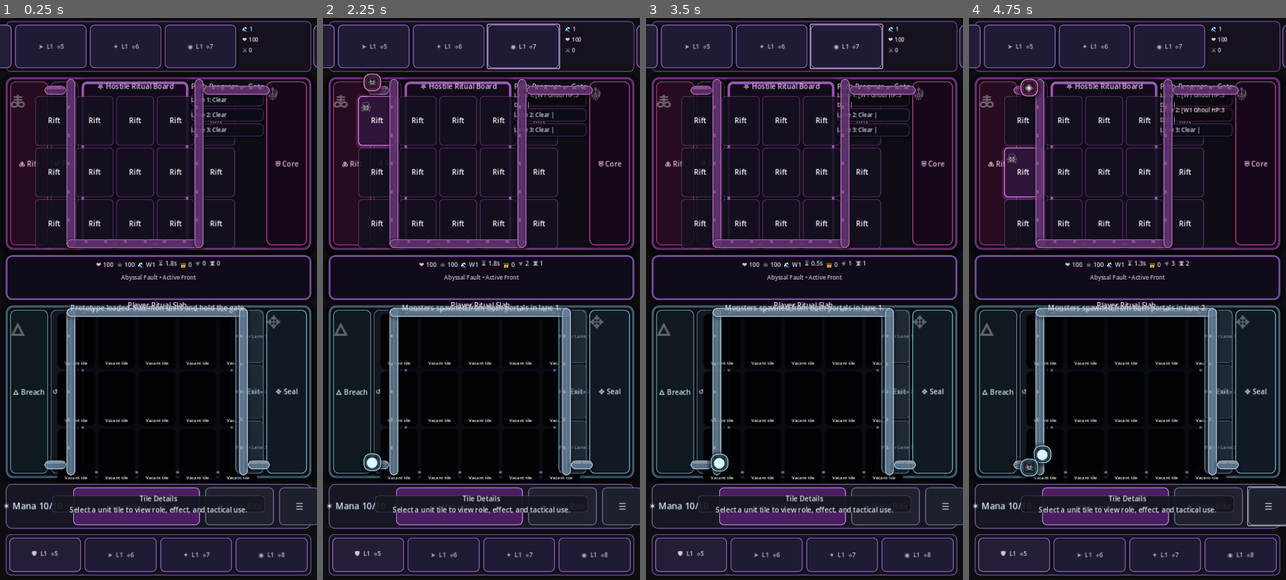
Above: before the commit, frames 1-4 (left to right).
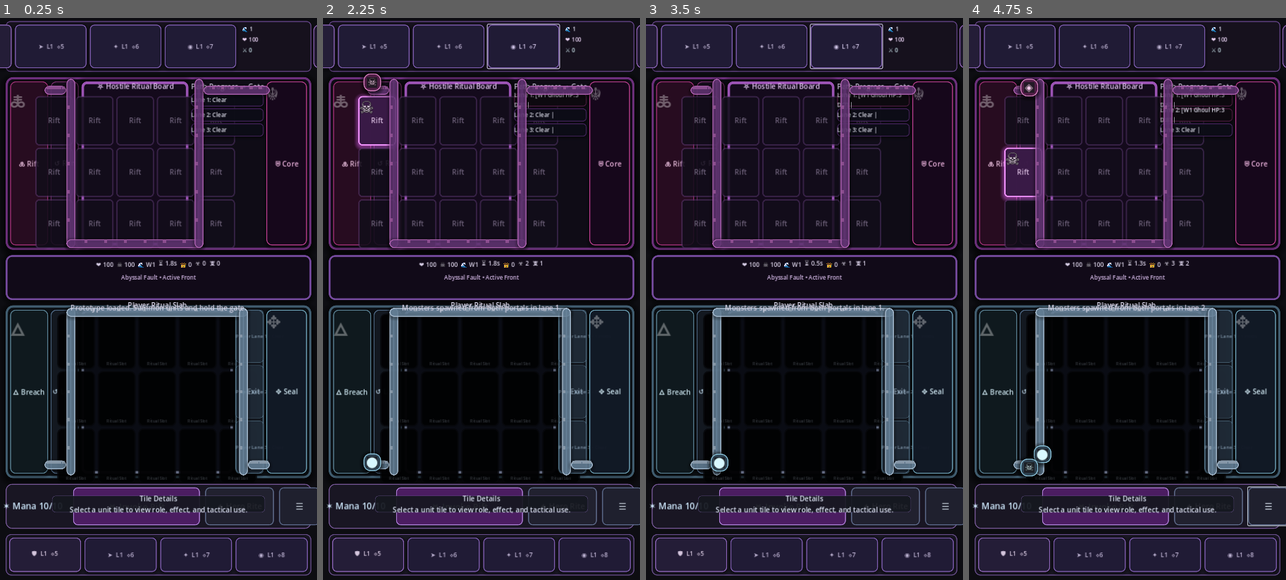
Above: after the commit, the same moments.

Repository: D3MISEarch/AbyssFall-merge-defense
Game: Godot game, scene res://scenes/Main.tscn
Same seed, same stepped clock (60 frames per second), same inputs: the game is played once before the commit and once after it.
Inputs:
- Up to frame 1 (0.25 s): no input
- Up to frame 2 (2.25 s): click "➤ L1 ⟡5" at 0.5 s; click "✦ L1 ⟡6" at 1.25 s; click "◉ L1 ⟡7" at 2 s
- Up to frame 3 (3.5 s): click "⛧ Invoke Rift" at 2.75 s
- Up to frame 4 (4.75 s): click "✦ Hero Rite" at 3.5 s; click "☰" at 4.25 s

The runs differ from the first frame. In frame 1, 1.2% of the frame differs, in the area x 11-79%, y 13-83%; in frame 2, 1.4%, in the area x 10-79%, y 13-83%; in frame 3, 1.2%; in frame 4, 1.4%.

Commit message:
Boost board unit visual identity and tile occupancy contrast

Diff:
--- a/scripts/main.gd
+++ b/scripts/main.gd
@@ -376,34 +376,34 @@
 		tile_aura_marker_labels.append(aura_marker)
 		var icon_glow: ColorRect = ColorRect.new()
 		icon_glow.anchors_preset = Control.PRESET_FULL_RECT
-		icon_glow.offset_left = 18.0
-		icon_glow.offset_top = 12.0
-		icon_glow.offset_right = -18.0
-		icon_glow.offset_bottom = -58.0
+		icon_glow.offset_left = 8.0
+		icon_glow.offset_top = 6.0
+		icon_glow.offset_right = -8.0
+		icon_glow.offset_bottom = -36.0
 		icon_glow.color = Color(0.55, 0.70, 0.92, 0.0)
 		icon_glow.mouse_filter = Control.MOUSE_FILTER_IGNORE
 		panel.add_child(icon_glow)
 		tile_icon_glow_rects.append(icon_glow)
 		var icon_plate: ColorRect = ColorRect.new()
 		icon_plate.anchors_preset = Control.PRESET_FULL_RECT
-		icon_plate.offset_left = 12.0
-		icon_plate.offset_top = 10.0
-		icon_plate.offset_right = -12.0
-		icon_plate.offset_bottom = -52.0
+		icon_plate.offset_left = 6.0
+		icon_plate.offset_top = 4.0
+		icon_plate.offset_right = -6.0
+		icon_plate.offset_bottom = -30.0
 		icon_plate.color = Color(0.11, 0.14, 0.18, 0.0)
 		icon_plate.mouse_filter = Control.MOUSE_FILTER_IGNORE
 		panel.add_child(icon_plate)
 		tile_icon_plate_rects.append(icon_plate)
 		var icon_label: Label = Label.new()
 		icon_label.anchors_preset = Control.PRESET_FULL_RECT
-		icon_label.offset_left = 6.0
-		icon_label.offset_top = 8.0
-		icon_label.offset_right = -6.0
-		icon_label.offset_bottom = -46.0
+		icon_label.offset_left = 2.0
+		icon_label.offset_top = 2.0
+		icon_label.offset_right = -2.0
+		icon_label.offset_bottom = -26.0
 		icon_label.horizontal_alignment = HORIZONTAL_ALIGNMENT_CENTER
 		icon_label.vertical_alignment = VERTICAL_ALIGNMENT_CENTER
-		icon_label.add_theme_font_size_override("font_size", 42)
-		icon_label.add_theme_constant_override("outline_size", 2)
+		icon_label.add_theme_font_size_override("font_size", 52)
+		icon_label.add_theme_constant_override("outline_size", 3)
 		icon_label.text = ""
 		icon_label.mouse_filter = Control.MOUSE_FILTER_IGNORE
 		panel.add_child(icon_label)
@@ -432,13 +432,14 @@
 		tile_labels.append(label)
 		label.anchors_preset = Control.PRESET_FULL_RECT
 		label.offset_left = 8.0
-		label.offset_top = 58.0
+		label.offset_top = 76.0
 		label.offset_right = -8.0
-		label.offset_bottom = -6.0
+		label.offset_bottom = -4.0
 		label.horizontal_alignment = HORIZONTAL_ALIGNMENT_CENTER
 		label.vertical_alignment = VERTICAL_ALIGNMENT_BOTTOM
 		label.autowrap_mode = TextServer.AUTOWRAP_WORD
-		label.add_theme_font_size_override("font_size", 10)
+		label.add_theme_font_size_override("font_size", 9)
+		label.add_theme_constant_override("outline_size", 1)
 		panel.mouse_filter = Control.MOUSE_FILTER_STOP
 		panel.gui_input.connect(_on_tile_gui_input.bind(i))
 
@@ -450,34 +451,34 @@
 		opponent_tile_panels.append(panel)
 		var hostile_glow: ColorRect = ColorRect.new()
 		hostile_glow.anchors_preset = Control.PRESET_FULL_RECT
-		hostile_glow.offset_left = 8.0
-		hostile_glow.offset_top = 8.0
-		hostile_glow.offset_right = -8.0
-		hostile_glow.offset_bottom = -8.0
+		hostile_glow.offset_left = 6.0
+		hostile_glow.offset_top = 4.0
+		hostile_glow.offset_right = -6.0
+		hostile_glow.offset_bottom = -20.0
 		hostile_glow.color = Color(0.58, 0.24, 0.70, 0.18)
 		hostile_glow.mouse_filter = Control.MOUSE_FILTER_IGNORE
 		panel.add_child(hostile_glow)
 		opponent_tile_glow_rects.append(hostile_glow)
 		var hostile_plate: ColorRect = ColorRect.new()
 		hostile_plate.anchors_preset = Control.PRESET_FULL_RECT
-		hostile_plate.offset_left = 10.0
-		hostile_plate.offset_top = 8.0
-		hostile_plate.offset_right = -10.0
-		hostile_plate.offset_bottom = -20.0
+		hostile_plate.offset_left = 5.0
+		hostile_plate.offset_top = 3.0
+		hostile_plate.offset_right = -5.0
+		hostile_plate.offset_bottom = -14.0
 		hostile_plate.color = Color(0.26, 0.12, 0.30, 0.28)
 		hostile_plate.mouse_filter = Control.MOUSE_FILTER_IGNORE
 		panel.add_child(hostile_plate)
 		opponent_tile_plate_rects.append(hostile_plate)
 		var icon_label: Label = Label.new()
 		icon_label.anchors_preset = Control.PRESET_FULL_RECT
-		icon_label.offset_left = 4.0
-		icon_label.offset_top = 4.0
-		icon_label.offset_right = -4.0
-		icon_label.offset_bottom = -18.0
+		icon_label.offset_left = 2.0
+		icon_label.offset_top = 1.0
+		icon_label.offset_right = -2.0
+		icon_label.offset_bottom = -10.0
 		icon_label.horizontal_alignment = HORIZONTAL_ALIGNMENT_CENTER
 		icon_label.vertical_alignment = VERTICAL_ALIGNMENT_CENTER
-		icon_label.add_theme_font_size_override("font_size", 30)
-		icon_label.add_theme_constant_override("outline_size", 2)
+		icon_label.add_theme_font_size_override("font_size", 38)
+		icon_label.add_theme_constant_override("outline_size", 3)
 		icon_label.modulate = Color(0.84, 0.71, 0.90, 0.85)
 		icon_label.mouse_filter = Control.MOUSE_FILTER_IGNORE
 		panel.add_child(icon_label)
@@ -1852,7 +1853,7 @@
 func _render_board() -> void:
 	for i in board_units.size():
 		var occupied: bool = not _is_tile_empty(i)
-		tile_labels[i].text = _format_tile_compact_label(board_units[i]) if occupied else "Vacant tile"
+		tile_labels[i].text = _format_tile_compact_label(board_units[i]) if occupied else "Ritual Slot"
 		_update_tile_visual_identity(i, occupied)
 		_update_tile_buff_aura(i, occupied)
 
@@ -2386,64 +2387,76 @@
 	var level_badge: ColorRect = tile_level_badge_rects[tile_index]
 	var level_label: Label = tile_level_badge_labels[tile_index]
 	var tile_style: StyleBoxFlat = StyleBoxFlat.new()
-	tile_style.corner_radius_top_left = 10
-	tile_style.corner_radius_top_right = 10
-	tile_style.corner_radius_bottom_left = 10
-	tile_style.corner_radius_bottom_right = 10
-	tile_style.shadow_offset = Vector2(0.0, 2.0)
-	tile_style.border_width_left = 2
-	tile_style.border_width_top = 2
-	tile_style.border_width_right = 2
-	tile_style.border_width_bottom = 2
+	tile_style.corner_radius_top_left = 11
+	tile_style.corner_radius_top_right = 11
+	tile_style.corner_radius_bottom_left = 11
+	tile_style.corner_radius_bottom_right = 11
+	tile_style.shadow_offset = Vector2(0.0, 3.0)
+	tile_style.border_width_left = 3
+	tile_style.border_width_top = 3
+	tile_style.border_width_right = 3
+	tile_style.border_width_bottom = 3
+	var tile_text_label: Label = tile_labels[tile_index]
 	if not occupied:
 		icon_label.text = ""
-		icon_glow.color = Color(0.56, 0.67, 0.92, 0.0)
-		icon_plate.color = Color(0.11, 0.14, 0.18, 0.0)
+		icon_glow.color = Color(0.42, 0.49, 0.62, 0.05)
+		icon_plate.color = Color(0.08, 0.10, 0.13, 0.36)
 		level_badge.color = Color(0.78, 0.68, 0.33, 0.0)
 		level_label.text = ""
 		level_label.modulate = Color(0.08, 0.08, 0.08, 0.0)
-		tile_style.bg_color = Color(0.06, 0.07, 0.09, 0.97)
-		tile_style.border_color = Color(0.24, 0.23, 0.27, 0.74)
-		tile_style.shadow_size = 2
-		tile_style.shadow_color = Color(0.0, 0.0, 0.0, 0.16)
+		tile_style.bg_color = Color(0.05, 0.06, 0.08, 0.97)
+		tile_style.border_color = Color(0.18, 0.19, 0.23, 0.78)
+		tile_style.shadow_size = 1
+		tile_style.shadow_color = Color(0.0, 0.0, 0.0, 0.10)
+		tile_text_label.modulate = Color(0.62, 0.67, 0.73, 0.34)
+		tile_text_label.add_theme_font_size_override("font_size", 9)
 		tile_panels[tile_index].add_theme_stylebox_override("panel", tile_style)
 		return
 	var unit: Dictionary = board_units[tile_index]
 	var role: String = _get_unit_role(unit)
-	var icon_color: Color = Color(0.78, 0.89, 0.98, 1.0)
-	var glow_color: Color = Color(0.28, 0.44, 0.69, 0.52)
-	var plate_color: Color = Color(0.12, 0.18, 0.24, 0.88)
-	var tile_bg: Color = Color(0.10, 0.15, 0.21, 0.98)
-	var tile_border: Color = Color(0.58, 0.77, 0.91, 0.95)
+	var icon_color: Color = Color(0.88, 0.96, 1.0, 1.0)
+	var glow_color: Color = Color(0.36, 0.58, 0.86, 0.74)
+	var plate_color: Color = Color(0.14, 0.20, 0.28, 0.94)
+	var tile_bg: Color = Color(0.11, 0.17, 0.24, 0.98)
+	var tile_border: Color = Color(0.64, 0.84, 0.98, 0.98)
 	if role == "support":
-		icon_color = Color(0.91, 0.79, 0.99, 1.0)
-		glow_color = Color(0.56, 0.33, 0.76, 0.62)
-		plate_color = Color(0.19, 0.12, 0.25, 0.90)
-		tile_bg = Color(0.14, 0.10, 0.20, 0.98)
-		tile_border = Color(0.80, 0.64, 0.93, 0.96)
+		icon_color = Color(0.94, 0.82, 1.0, 1.0)
+		glow_color = Color(0.70, 0.41, 0.90, 0.76)
+		plate_color = Color(0.22, 0.14, 0.29, 0.93)
+		tile_bg = Color(0.16, 0.11, 0.24, 0.99)
+		tile_border = Color(0.90, 0.72, 1.0, 0.98)
 	elif role == "cleave":
-		icon_color = Color(0.98, 0.82, 0.58, 1.0)
-		glow_color = Color(0.75, 0.48, 0.20, 0.58)
-		plate_color = Color(0.24, 0.16, 0.10, 0.90)
-		tile_bg = Color(0.18, 0.12, 0.09, 0.98)
-		tile_border = Color(0.94, 0.69, 0.42, 0.95)
+		icon_color = Color(1.0, 0.88, 0.64, 1.0)
+		glow_color = Color(0.88, 0.55, 0.23, 0.78)
+		plate_color = Color(0.29, 0.18, 0.11, 0.94)
+		tile_bg = Color(0.22, 0.14, 0.10, 0.99)
+		tile_border = Color(1.0, 0.76, 0.48, 0.98)
 	elif role == "lane":
-		tile_bg = Color(0.10, 0.15, 0.20, 0.98)
-		tile_border = Color(0.56, 0.77, 0.91, 0.96)
+		icon_color = Color(0.84, 0.96, 1.0, 1.0)
+		glow_color = Color(0.33, 0.64, 0.85, 0.75)
+		plate_color = Color(0.12, 0.22, 0.28, 0.94)
+		tile_bg = Color(0.10, 0.18, 0.24, 0.99)
+		tile_border = Color(0.60, 0.86, 0.98, 0.98)
 	elif role == "single":
-		tile_bg = Color(0.12, 0.14, 0.19, 0.98)
-		tile_border = Color(0.76, 0.86, 0.96, 0.95)
+		icon_color = Color(0.97, 0.89, 0.76, 1.0)
+		glow_color = Color(0.76, 0.40, 0.29, 0.70)
+		plate_color = Color(0.25, 0.14, 0.13, 0.93)
+		tile_bg = Color(0.19, 0.11, 0.12, 0.99)
+		tile_border = Color(0.96, 0.63, 0.56, 0.97)
 	icon_label.text = _get_unit_icon(unit)
 	icon_label.modulate = icon_color
+	icon_label.add_theme_font_size_override("font_size", 52)
 	icon_glow.color = glow_color
 	icon_plate.color = plate_color
+	tile_text_label.modulate = Color(0.93, 0.95, 0.98, 0.85)
+	tile_text_label.add_theme_font_size_override("font_size", 10)
 	tile_style.bg_color = tile_bg
 	tile_style.border_color = tile_border
-	tile_style.shadow_size = 9
-	tile_style.shadow_color = Color(tile_border.r, tile_border.g, tile_border.b, 0.34)
+	tile_style.shadow_size = 12
+	tile_style.shadow_color = Color(tile_border.r, tile_border.g, tile_border.b, 0.42)
 	tile_panels[tile_index].add_theme_stylebox_override("panel", tile_style)
 	var level_value: int = int(unit["level"])
-	level_badge.color = Color(0.86, 0.78, 0.41, 0.95)
+	level_badge.color = Color(0.92, 0.82, 0.40, 0.98)
 	level_label.text = "L%d" % level_value
 	level_label.modulate = Color(0.08, 0.08, 0.08, 1.0)
 
@@ -2483,31 +2496,36 @@
 	var hostile_plate: ColorRect = opponent_tile_plate_rects[tile_index]
 	var icon_label: Label = opponent_tile_icon_labels[tile_index]
 	var tile_style: StyleBoxFlat = StyleBoxFlat.new()
-	tile_style.corner_radius_top_left = 8
-	tile_style.corner_radius_top_right = 8
-	tile_style.corner_radius_bottom_left = 8
-	tile_style.corner_radius_bottom_right = 8
-	tile_style.border_width_left = 2
-	tile_style.border_width_top = 2
-	tile_style.border_width_right = 2
-	tile_style.border_width_bottom = 2
+	tile_style.corner_radius_top_left = 9
+	tile_style.corner_radius_top_right = 9
+	tile_style.corner_radius_bottom_left = 9
+	tile_style.corner_radius_bottom_right = 9
+	tile_style.border_width_left = 3
+	tile_style.border_width_top = 3
+	tile_style.border_width_right = 3
+	tile_style.border_width_bottom = 3
+	if tile_index >= opponent_tile_labels.size():
+		return
+	var tile_label: Label = opponent_tile_labels[tile_index]
 	if not occupied:
-		tile_style.bg_color = Color(0.08, 0.06, 0.12, 0.88)
-		tile_style.border_color = Color(0.40, 0.24, 0.48, 0.62)
-		hostile_glow.color = Color(0.58, 0.24, 0.70, 0.14)
-		hostile_plate.color = Color(0.24, 0.12, 0.29, 0.20)
+		tile_style.bg_color = Color(0.07, 0.05, 0.10, 0.88)
+		tile_style.border_color = Color(0.32, 0.20, 0.40, 0.56)
+		hostile_glow.color = Color(0.52, 0.22, 0.63, 0.10)
+		hostile_plate.color = Color(0.21, 0.10, 0.24, 0.24)
 		icon_label.text = ""
+		tile_label.modulate = Color(0.83, 0.75, 0.90, 0.46)
 		tile_panel.add_theme_stylebox_override("panel", tile_style)
 		return
-	tile_style.bg_color = Color(0.18, 0.08, 0.22, 0.97)
-	tile_style.border_color = Color(0.86, 0.52, 0.90, 0.94)
-	tile_style.shadow_size = 7
-	tile_style.shadow_color = Color(0.80, 0.34, 0.86, 0.38)
-	tile_style.shadow_offset = Vector2(0.0, 2.0)
-	hostile_glow.color = Color(0.83, 0.38, 0.88, 0.44)
-	hostile_plate.color = Color(0.34, 0.14, 0.40, 0.78)
+	tile_style.bg_color = Color(0.22, 0.10, 0.27, 0.98)
+	tile_style.border_color = Color(0.95, 0.58, 0.99, 0.97)
+	tile_style.shadow_size = 10
+	tile_style.shadow_color = Color(0.84, 0.36, 0.92, 0.44)
+	tile_style.shadow_offset = Vector2(0.0, 3.0)
+	hostile_glow.color = Color(0.91, 0.41, 0.96, 0.54)
+	hostile_plate.color = Color(0.38, 0.16, 0.46, 0.86)
 	icon_label.text = HOSTILE_ICON_SET[tile_index % HOSTILE_ICON_SET.size()]
-	icon_label.modulate = Color(0.98, 0.86, 0.99, 0.96)
+	icon_label.modulate = Color(0.99, 0.90, 1.0, 0.97)
+	tile_label.modulate = Color(0.98, 0.87, 1.0, 0.82)
 	tile_panel.add_theme_stylebox_override("panel", tile_style)
 
 func _get_unit_icon(unit: Dictionary) -> String:
